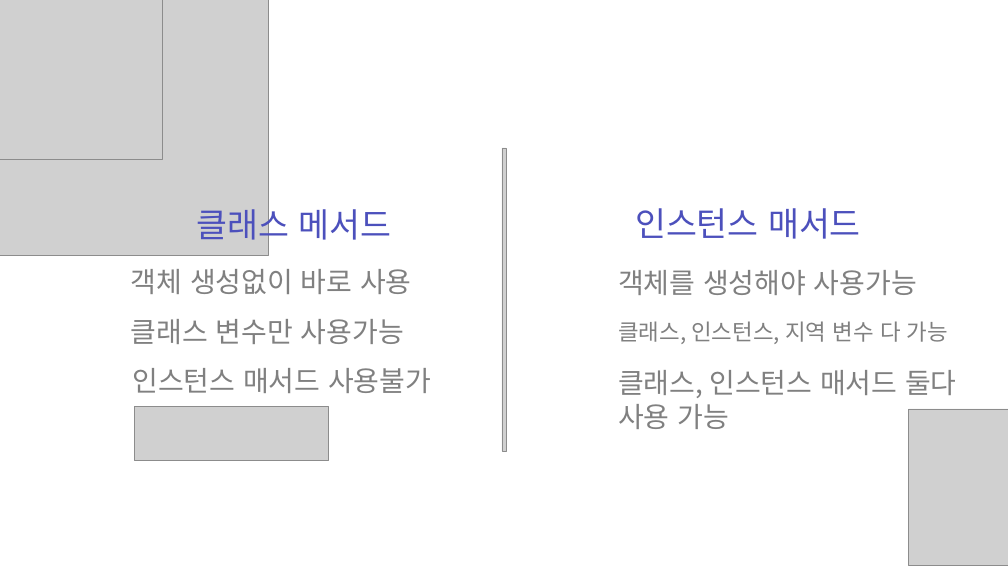
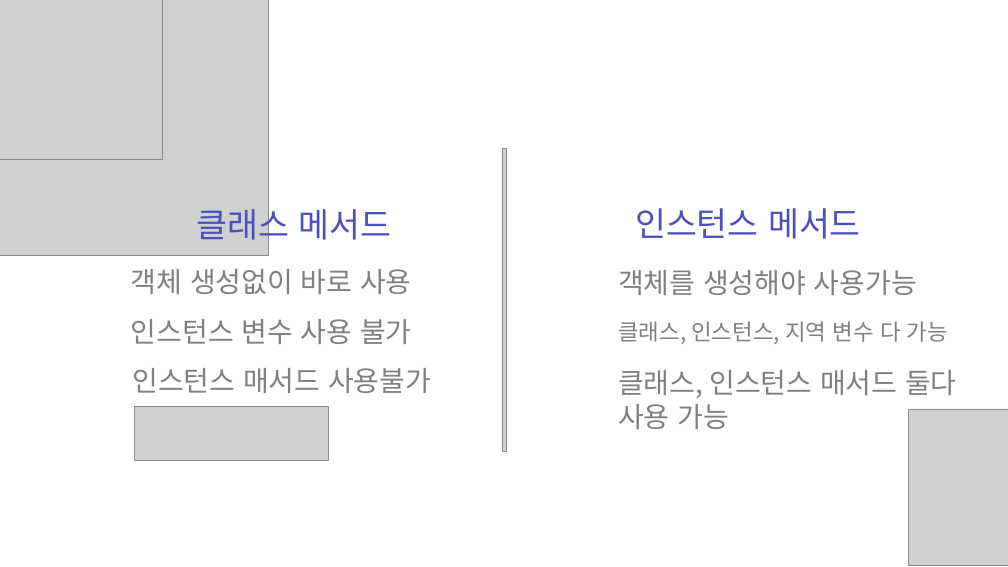
Before and after one commit to zest132/JavaLecture, a slide deck: slide 22 of JavaLecture/LectureFile/java 7강.pptx. Drawn at 1008x567 pixels with LibreOffice and Linux fonts; fonts in the diff are those of the drawing; grey boxes stand for pictures; background and template pictures are left out. Boxes give left, top, right and bottom in pixels: in the first picture for what was removed or moved away, otherwise in the second. Text is boxed around its words. In the diff, an @@ line names an element or a change of style, - is before the commit and + after.

```diff
--- a/JavaLecture/LectureFile/java 7강.pptx
+++ b/JavaLecture/LectureFile/java 7강.pptx
@@ text at (635,208,861,239): text changed @@
-인스턴스 매서드
+인스턴스 메서드
@@ text at (131,319,411,344): text changed @@
-클래스 변수만 사용가능
+인스턴스 변수 사용 불가
```
Also in this commit, not shown: 4 other slides changed, 3 slides added, 2 slides removed, 5 other files.
